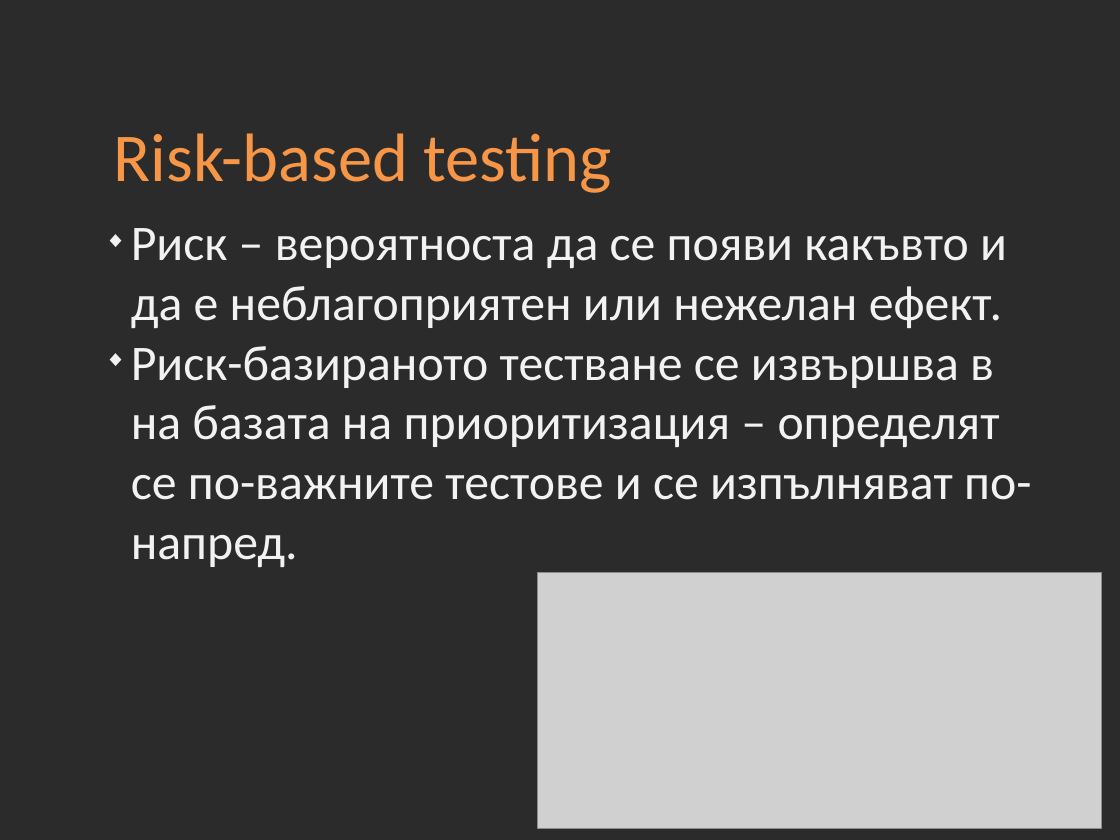
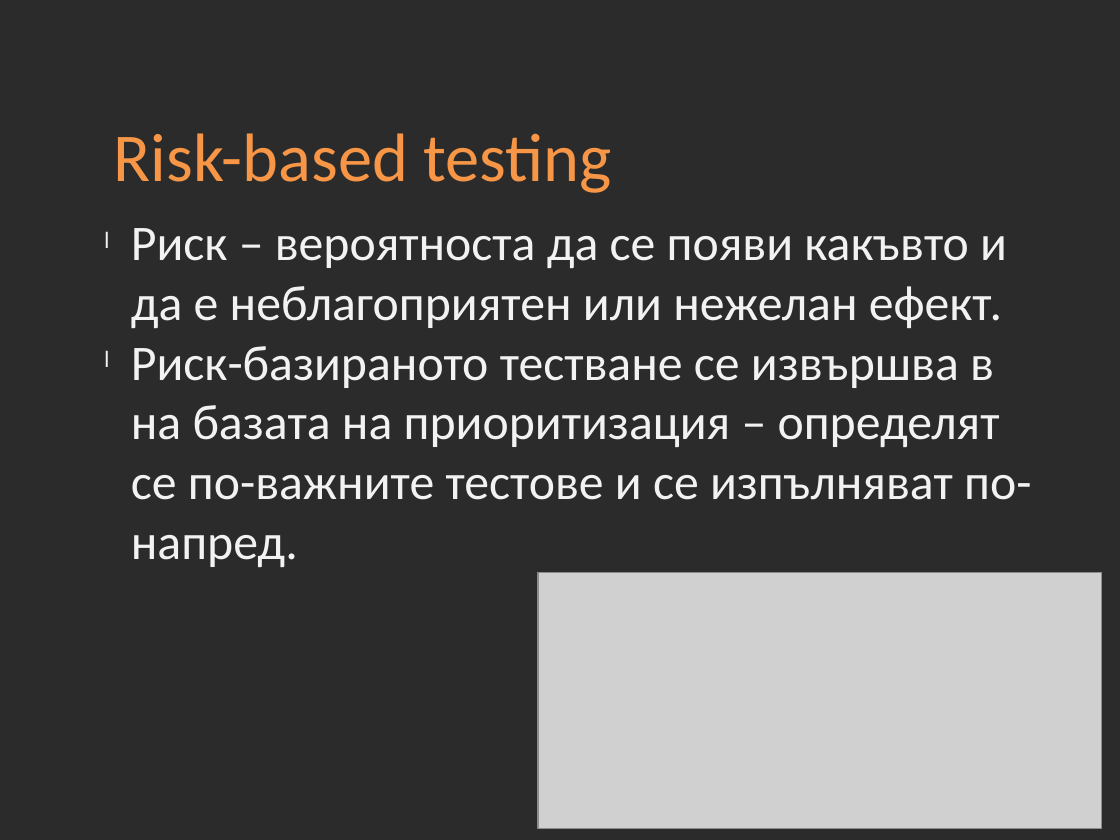
Before and after one commit to Academy-Soft-Intellect/Qality-Assurance-Course, a slide deck: slide 12 of 06_test_levels_and_types.pptx. Drawn at 1120x840 pixels with LibreOffice and Linux fonts; fonts in the diff are those of the drawing; grey boxes stand for pictures; background and template pictures are left out; a plain dark background stands for a picture behind light text. Boxes give left, top, right and bottom in pixels: in the first picture for what was removed or moved away, otherwise in the second. Text is boxed around its words. In the diff, an @@ line names an element or a change of style, - is before the commit and + after.

```diff
--- a/06_test_levels_and_types.pptx
+++ b/06_test_levels_and_types.pptx
@@ text "Риск – вероятноста да се ..." at (x1=131, y1=228, x2=1031, y2=567): bullet ◆ to l @@
```
Also in this commit, not shown: 21 other slides changed.
